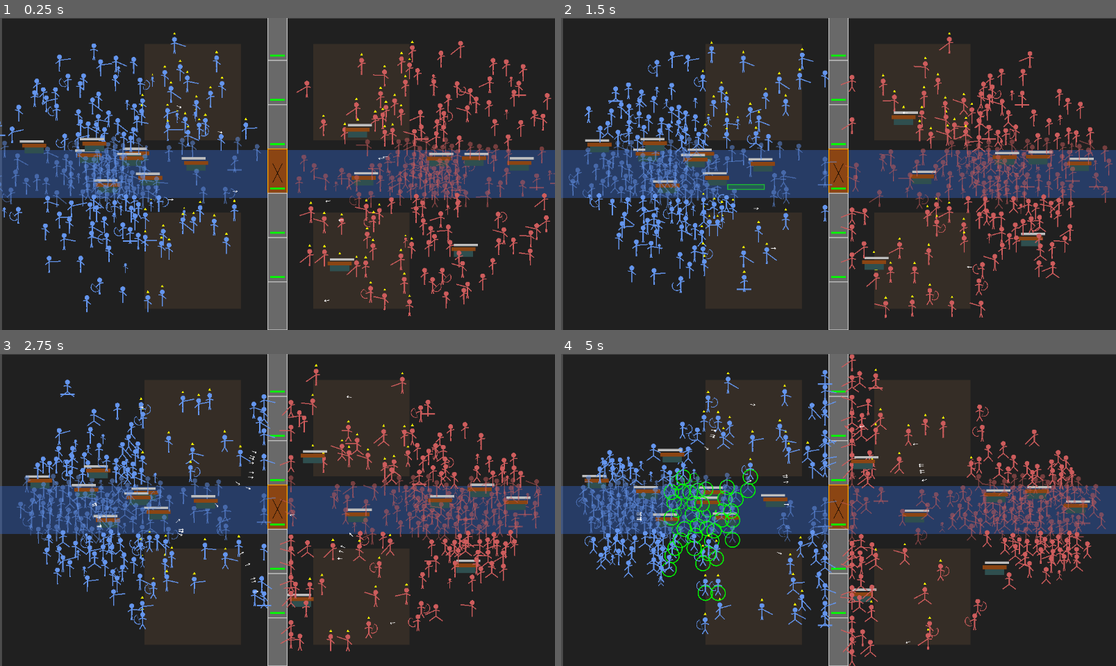
Above: before the commit, frames 1-4 (two rows, left to right).
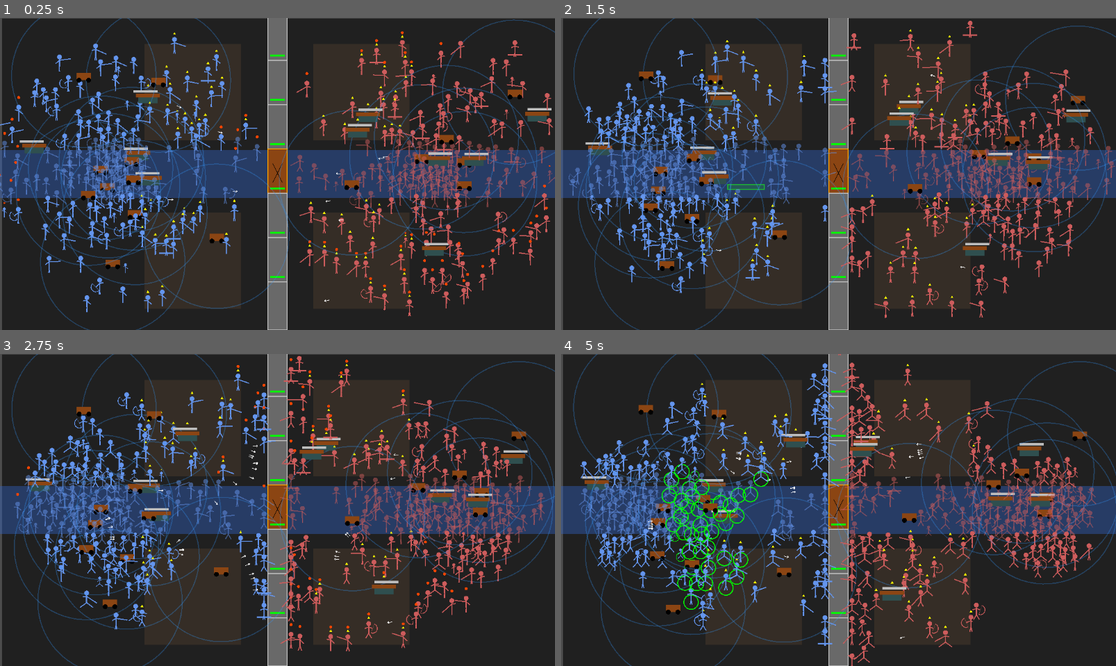
Above: after the commit, the same moments.

Repository: iss0wind-art/1st_game
Game: Godot game, scene res://scenes/Main.tscn
Two runs of this game, one before a commit and one after it. Both use one fixed random seed, a clock stepped at 60 frames per second and the inputs below.
Inputs (mouse positions are in pixels of both pictures, inside the frame that each line leads up to):
- Up to frame 1 (0.25 s): no input
- Up to frame 2 (1.5 s): move the mouse to (960, 158) at 0.52 s; click (960, 158) at 0.67 s; drag from (727, 189) to (838, 174) at 1.27 s
- Up to frame 3 (2.75 s): move the mouse to (333, 441) at 2.02 s; click (333, 441) at 2.17 s
- Up to frame 4 (5 s): drag from (810, 572) to (921, 425) at 2.77 s; move the mouse to (1005, 556) at 3.52 s; click (1005, 556) at 3.67 s; drag from (672, 463) to (755, 594) at 4.27 s

The runs differ from the first frame. In frame 1, 12% of the frame differs, in the area x 0-100%, y 0-100%; in frame 2, 21%; in frame 3, 23%; in frame 4, 24%, in the area x 2-100%, y 0-100%.

Commit message:
feat: implement Phase 9 & 10 (Logistics/Supply Wagon and Strategic Ambush/Defense)

Diff:
--- a/새-게임-프로젝트/scripts/Spawner.gd
+++ b/새-게임-프로젝트/scripts/Spawner.gd
@@ -38,18 +38,19 @@
 
 		# 유닛 비율 조정 (한명당 200명 기준)
 		var roll = randf()
-		if roll < 0.40: # 40% 전투병 (정예 보병화)
+		if roll < 0.45: # 45% 전투병 (전투 비중 상향)
 			var combat_roll = randf()
-			if combat_roll < 0.5: unit.unit_class = 0 # Swordman (Buffed frontline)
+			if combat_roll < 0.5: unit.unit_class = 0 # Swordman
 			elif combat_roll < 0.7: unit.unit_class = 1 # Spearman
 			else: unit.unit_class = 2 # Archer
-		elif roll < 0.50: # 10% 엘리트 및 중기계
+		elif roll < 0.60: # 15% 엘리트, 보급 및 중기계
 			var elite_roll = randf()
-			if elite_roll < 0.3: unit.unit_class = 3 # Cavalry
-			elif elite_roll < 0.4: unit.unit_class = 4 # HERO KNIGHT (Very Rare)
-			elif elite_roll < 0.6: unit.unit_class = 5 # Priest
-			else: unit.unit_class = 7 # Siege Engine (Battering Ram)
-		else: # 50% 시민 및 노동력
+			if elite_roll < 0.2: unit.unit_class = 3 # Cavalry
+			elif elite_roll < 0.3: unit.unit_class = 4 # HERO KNIGHT
+			elif elite_roll < 0.5: unit.unit_class = 5 # Priest
+			elif elite_roll < 0.8: unit.unit_class = 8 # SUPPLY WAGON (보급 수레)
+			else: unit.unit_class = 7 # Siege Engine
+		else: # 40% 시민 및 노동력
 			unit.unit_class = 6 # Citizen
 			var citizen_roll = randf()
 			if citizen_roll < 0.3: unit.citizen_type = 0 # Male
--- a/새-게임-프로젝트/scripts/Unit.gd
+++ b/새-게임-프로젝트/scripts/Unit.gd
@@ -1,6 +1,6 @@
 extends CharacterBody2D
 
-enum UnitClass { SWORDMAN, SPEARMAN, ARCHER, CAVALRY, KNIGHT, PRIEST, CITIZEN, SIEGE }
+enum UnitClass { SWORDMAN, SPEARMAN, ARCHER, CAVALRY, KNIGHT, PRIEST, CITIZEN, SIEGE, SUPPLY_WAGON }
 enum CitizenType { MALE, FEMALE, CHILD, OLD }
 
 @export var unit_class: UnitClass = UnitClass.SWORDMAN
@@ -21,6 +21,12 @@
 var command_pos: Vector2 = Vector2.ZERO
 var has_command: bool = false
 var command_target_unit: Node2D = null
+
+# 보급 및 전술 변수 (Phase 9 & 10)
+var is_supplied: bool = true
+var supply_timer: float = 15.0 # 보급 없이 버틸 수 있는 시간
+var stationary_timer: float = 0.0 # 매복을 위한 정지 시간 체크
+var is_ambushing: bool = false
 
 # 지형 및 스킬 변수
 var current_elevation: int = 0
@@ -55,6 +61,10 @@
 	ai_update_timer = randf() * ai_update_interval
 	volley_timer = randf() * 10.0
 	setup_class_stats()
+	# 보급 수레는 보급 대상 그룹에 추가
+	if unit_class == UnitClass.SUPPLY_WAGON:
+		add_to_group("supply_sources")
+
 	if team == 0:
 		retreat_pos = safe_zone + Vector2(-150, (randf()-0.5) * 200.0)
 		color = Color.CORNFLOWER_BLUE
@@ -85,18 +95,33 @@
 			if citizen_type == CitizenType.CHILD: health = 30.0
 		UnitClass.SIEGE:
 			speed = 50.0; attack_range = 50.0; damage = 100.0; health = 500.0; attack_cooldown = 4.0; water_speed_mult = 0.2
+		UnitClass.SUPPLY_WAGON:
+			speed = 70.0; attack_range = 0.0; damage = 0.0; health = 200.0; water_speed_mult = 0.3
 
 func _draw():
-	# [RTS: 선택 효과] 선택된 아군 발밑에 녹색 원
 	if is_selected:
 		draw_arc(Vector2(0, 10), 15, 0, TAU, 32, Color.GREEN, 2.0)
 
 	var f = 1.0 if facing_right else -1.0
-	var alpha = 0.5 if is_in_water else 1.0
+	var alpha = 0.5 if is_in_water else (0.4 if is_ambushing else 1.0)
 	var current_color = Color(color.r, color.g, color.b, alpha)
+
+	# [Phase 9: 보급 오라 시각화]
+	if unit_class == UnitClass.SUPPLY_WAGON:
+		draw_arc(Vector2.ZERO, 150, 0, TAU, 64, Color(0.2, 0.6, 1.0, 0.3), 2.0)
+		# 수레 본체
+		draw_rect(Rect2(-15*f, -5, 30*f, 15), Color.SADDLE_BROWN)
+		draw_circle(Vector2(-10*f, 10), 5, Color.BLACK)
+		draw_circle(Vector2(10*f, 10), 5, Color.BLACK)
+		return
 
 	if current_elevation > 0:
 		draw_colored_polygon([Vector2(-3, -25), Vector2(3, -25), Vector2(0, -30)], Color.YELLOW)
+
+	# 보급 부족 경고 (빨간색 번쩍임)
+	if not is_supplied and Engine.get_frames_drawn() % 30 < 15:
+		draw_circle(Vector2(0, -35), 3, Color.ORANGE_RED)
+
 	if rage_timer > 0: draw_circle(Vector2.ZERO, 20, Color(1, 0, 0, 0.2))
 	if morale_type == 1: draw_circle(Vector2.ZERO, 20, Color(1, 0.8, 0, 0.3))
 	elif morale_type == -1: draw_circle(Vector2.ZERO, 20, Color(0.5, 0.5, 0.5, 0.3))
@@ -158,6 +183,16 @@
 	if health <= 0:
 		handle_death()
 		return
+
+	# [Phase 10: 정지 상태/매복 타이머]
+	if velocity.length() < 10:
+		stationary_timer += delta
+		if stationary_timer >= 10.0 and unit_class != UnitClass.SIEGE:
+			is_ambushing = true
+	else:
+		stationary_timer = 0
+		is_ambushing = false
+
 	if velocity.length() > 5: walk_timer += delta
 	else: walk_timer = 0
 	if attack_anim_progress > 0: attack_anim_progress -= delta * 2.5
@@ -179,6 +214,14 @@
 		ai_update_timer = ai_update_interval
 		if not is_dueling: find_closest_target()
 		cached_separation = get_separation_vector()
+		# [Phase 9: 보급 체크]
+		check_supply()
+
+	# 보급 부족 시 타이머 감소
+	if not is_supplied and unit_class != UnitClass.SUPPLY_WAGON:
+		supply_timer -= delta
+	else:
+		supply_timer = min(supply_timer + delta * 2.0, 15.0)
 
 	var current_target = duel_target if is_dueling else target
 	var current_speed = speed
@@ -187,7 +230,10 @@
 	elif morale_type == -1: current_speed *= 0.6
 	if is_in_water: current_speed *= water_speed_mult
 
-	# [RTS: 명령 제어] 플레이어 명령이 AI보다 우선함
+	# 보급 고갈 시 패널티 (속도 50% 저하)
+	if supply_timer <= 0:
+		current_speed *= 0.5
+
 	if has_command:
 		var dist_to_command = global_position.distance_to(command_pos)
 		if dist_to_command > 10.0:
@@ -195,10 +241,9 @@
 			facing_right = move_dir.x > 0
 			velocity = (move_dir + cached_separation * 1.0).normalized() * current_speed
 		else:
-			has_command = false # 목표 도착
+			has_command = false
 			velocity = cached_separation * 20.0
 	elif is_instance_valid(command_target_unit):
-		# 강제 공격 명령
 		var distance = global_position.distance_to(command_target_unit.global_position)
 		if distance > attack_range:
 			var move_dir = (command_target_unit.global_position - global_position).normalized()
@@ -207,7 +252,6 @@
 		else:
 			velocity = cached_separation * (current_speed * 0.3)
 			if attack_timer <= 0:
-				target = command_target_unit # 공격 함수가 target을 참조하므로 일시 할당
 				perform_attack()
 				attack_timer = attack_cooldown
 				attack_anim_progress = 1.0
@@ -246,11 +290,19 @@
 		move_and_slide()
 	queue_redraw()
 
+func check_supply():
+	var supplied_this_tick = false
+	for source in get_tree().get_nodes_in_group("supply_sources"):
+		if source.team == self.team and global_position.distance_to(source.global_position) < 150.0:
+			supplied_this_tick = true
+			break
+	is_supplied = supplied_this_tick
+
 func give_move_command(pos: Vector2):
 	command_pos = pos
 	has_command = true
 	command_target_unit = null
-	is_dueling = false # 조종 시 일기토 해제 (유연성)
+	is_dueling = false
 
 func give_attack_command(unit: Node2D):
 	command_target_unit = unit
@@ -281,6 +333,17 @@
 	var final_damage = damage
 	if rage_timer > 0: final_damage *= 1.5
 	if current_elevation > 0: final_damage *= 1.2
+
+	# [Phase 10: 매복 치명타] 첫 타격 3배
+	if is_ambushing:
+		final_damage *= 3.0
+		is_ambushing = false
+		stationary_timer = 0
+		print("Ambush Strike!")
+
+	# 보급 고갈 시 데미지 50% 저하
+	if supply_timer <= 0:
+		final_damage *= 0.5
 
 	if unit_class == UnitClass.ARCHER and arrow_scene:
 		var distance = global_position.distance_to(current_atk_target.global_position)
@@ -322,6 +385,11 @@
 	var final_amount = amount
 	var dir_to_attacker = (attacker_pos - global_position).normalized()
 	var facing_dir = Vector2.RIGHT if facing_right else Vector2.LEFT
+
+	# [Phase 10: 수성 방어 이점] 가만히 대기 중에는 정면 방어력 상승 (50% 감소)
+	if velocity.length() < 10 and facing_dir.dot(dir_to_attacker) > 0.0:
+		final_amount *= 0.5
+
 	if unit_class == UnitClass.ARCHER and attack_anim_progress > 0:
 		if facing_dir.dot(dir_to_attacker) > 0.0: final_amount *= 0.3
 	if facing_dir.dot(dir_to_attacker) > 0.4: final_amount *= 1.5
@@ -331,7 +399,7 @@
 	health -= amount
 
 func find_closest_target():
-	if unit_class == UnitClass.CITIZEN: return
+	if unit_class == UnitClass.CITIZEN or unit_class == UnitClass.SUPPLY_WAGON: return
 
 	var enemy_group = "enemies" if team == 0 else "players"
 	var closest_dist = INF
Not shown, added: 새-게임-프로젝트/scripts/InputManager.gd.uid
